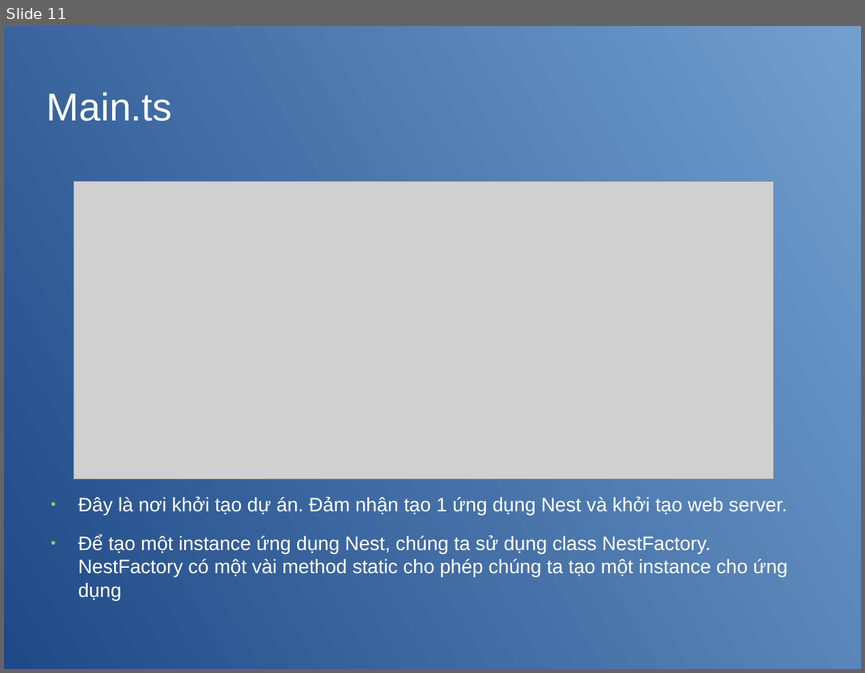
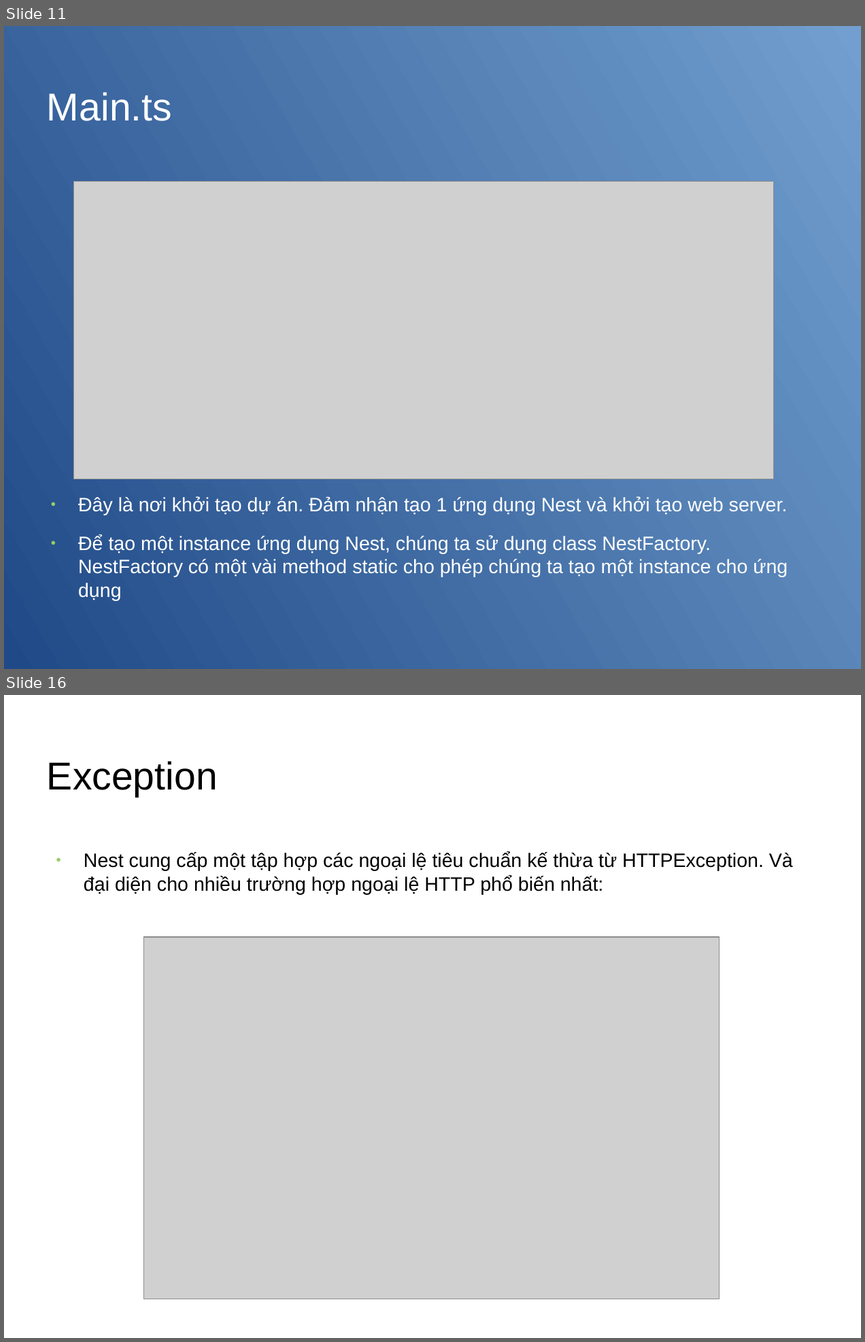
Before and after one commit to ngtrdai197/Seminar-Intro-Nestjs-GraphQL, a slide deck: nestjs.odp. Shown one above the other, each under a label of ours: slide 11 before the commit, slides 11 and 16 after it; the slides between them are not shown. The pictures are 865x673 and 865x1342 pixels, drawn with LibreOffice and Linux fonts; fonts in the diff are those of the drawing; grey boxes stand for pictures; background and template pictures are left out. Boxes give left, top, right and bottom in pixels: in the first picture for what was removed or moved away, otherwise in the second. Text is boxed around its words. In the diff, an @@ line names an element or a change of style, - is before the commit and + after.

```diff
--- a/nestjs.odp
+++ b/nestjs.odp
@@ slide 16 added at [4, 695, 861, 1338], background picture (left out) @@
@@ title added at [47, 761, 218, 797], 36 pt, text #000000 @@
+Exception
@@ text added at [84, 852, 793, 894], 18 pt, text #000000 @@
+● Nest cung cấp một tập hợp các ngoại lệ tiêu chuẩn kế thừa từ HTTPException. Và đại diện cho nhiều trường hợp ngoại lệ HTTP phổ biến nhất:
@@ picture added at [144, 937, 719, 1299] @@
```
Also in this commit, not shown: 1 slide changed, 9 other slides added, 17 other files.
